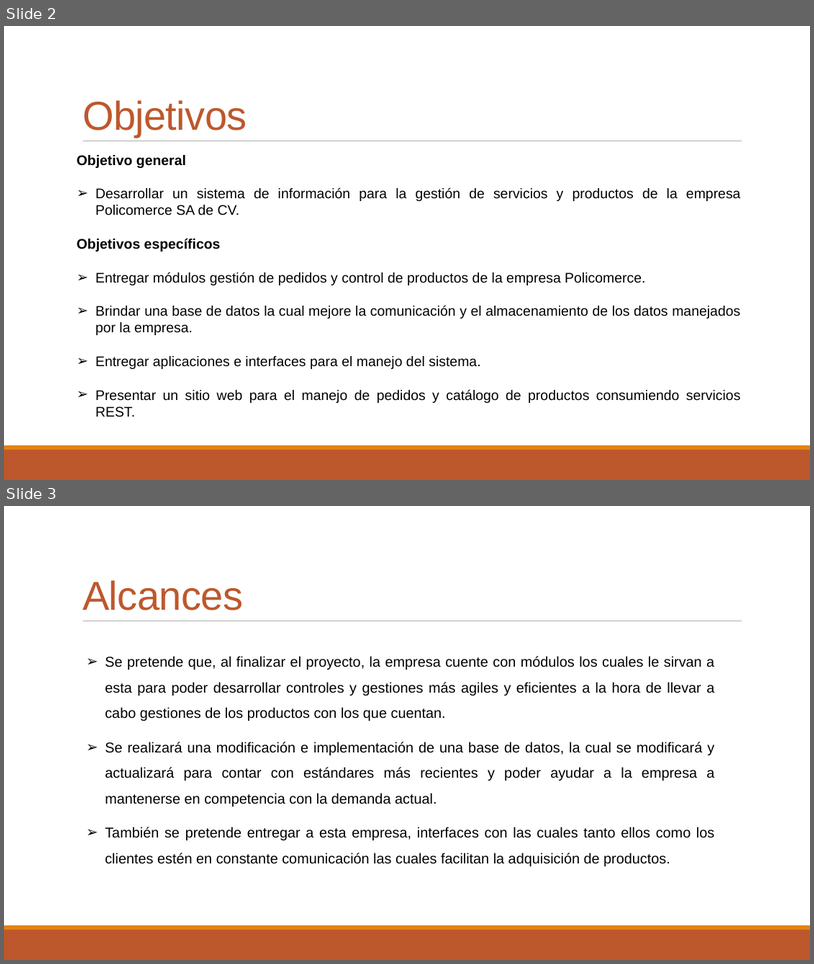
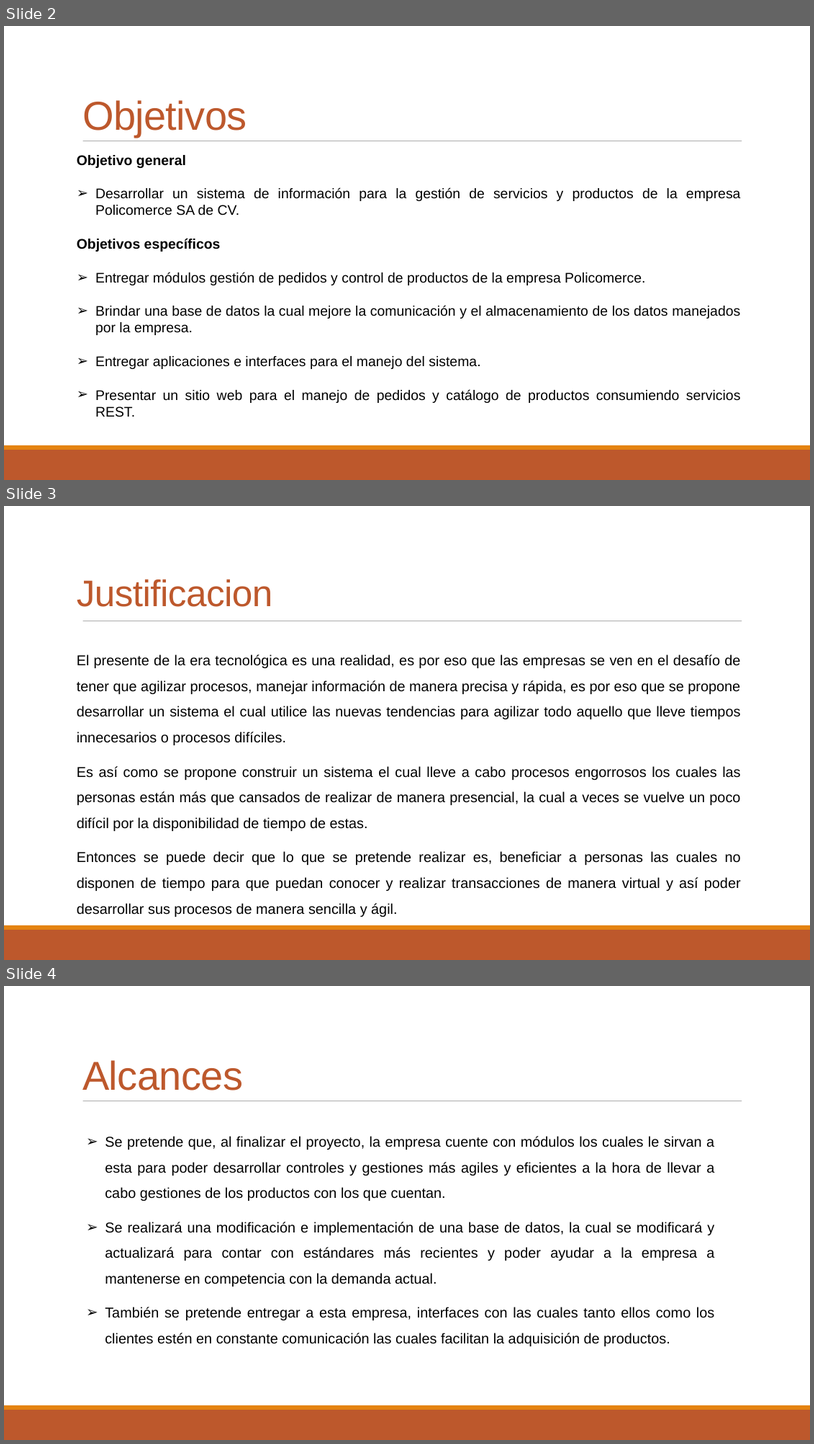
Before and after one commit to Edwinutec2017/tesisoracle-, a slide deck: nuevo/diapositiva_policomerce.pptx. Shown one above the other, each under a label of ours: slides 2 and 3 before the commit, slides 2, 3 and 4 after it. The pictures are 814x964 and 814x1444 pixels, drawn with LibreOffice and Linux fonts; fonts in the diff are those of the drawing. Boxes give left, top, right and bottom in pixels: in the first picture for what was removed or moved away, otherwise in the second. Text is boxed around its words. In the diff, an @@ line names an element or a change of style, - is before the commit and + after.

```diff
--- a/nuevo/diapositiva_policomerce.pptx
+++ b/nuevo/diapositiva_policomerce.pptx
@@ slide 3 added at <box>4,506,810,960</box>, background #FFFFFF; not listed: 3 template elements that a slide beside it also shows @@
@@ title added at <box>77,579,273,607</box>, 44 pt, text #BD582C @@
+Justificacion
@@ subtitle added at <box>77,654,741,916</box>, 17 pt, text #000000 @@
+El presente de la era tecnológica es una realidad, es por eso que las empresas se ven en el desafío de tener que agilizar procesos, manejar información de manera precisa y rápida, es por eso que se propone desarrollar un sistema el cual utilice las nuevas tendencias para agilizar todo aquello que lleve tiempos innecesarios o procesos difíciles.
+Es así como se propone construir un sistema el cual lleve a cabo procesos engorrosos los cuales las personas están más que cansados de realizar de manera presencial, la cual a veces se vuelve un poco difícil por la disponibilidad de tiempo de estas.
+Entonces se puede decir que lo que se pretende realizar es, beneficiar a personas las cuales no disponen de tiempo para que puedan conocer y realizar transacciones de manera virtual y así poder desarrollar sus procesos de manera sencilla y ágil.
@@ what was slide 3 is now slide 4 @@
```
Also in this commit, not shown: 3 slides changed, 1 slide removed.
